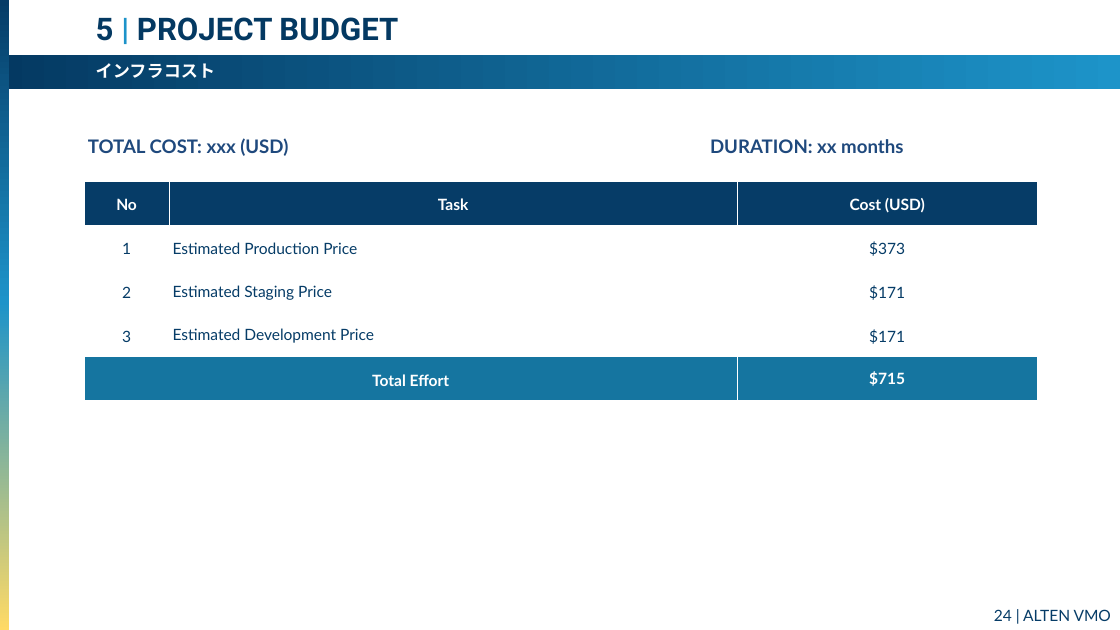
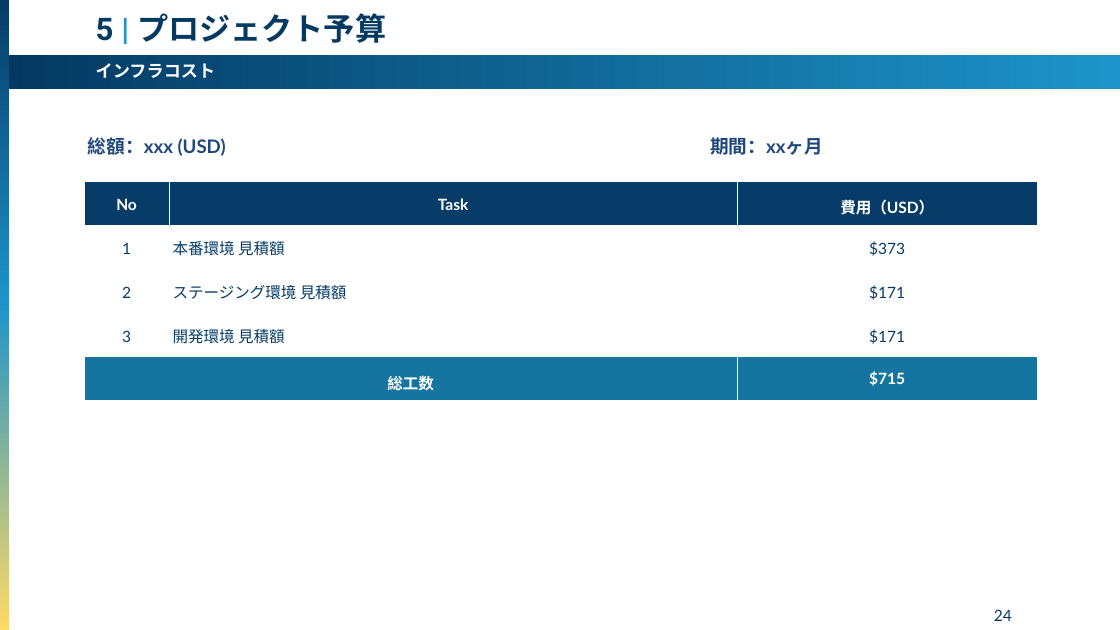
Before and after one commit to sslakd/Utility-app, a slide deck: slide 24 of Fujifilm_ODC_Proposal_JP.pptx. Drawn at 1120x630 pixels with LibreOffice and Linux fonts; fonts in the diff are those of the drawing. Boxes give left, top, right and bottom in pixels: in the first picture for what was removed or moved away, otherwise in the second. Text is boxed around its words. In the diff, an @@ line names an element or a change of style, - is before the commit and + after.

```diff
--- a/Fujifilm_ODC_Proposal_JP.pptx
+++ b/Fujifilm_ODC_Proposal_JP.pptx
@@ text at [96, 13, 386, 43]: text changed @@
-5 | PROJECT BUDGET
+5 | プロジェクト予算
@@ text at [88, 137, 226, 156]: text changed @@
-TOTAL COST: xxx (USD)
+総額：xxx (USD)
@@ text at [710, 137, 823, 155]: text changed @@
-DURATION: xx months
+期間：xxヶ月
@@ table at [84, 181, 1037, 549] @@
-row 1, column 3: Cost (USD)
+row 1, column 3: 費用（USD）
-row 2, column 2: Estimated Production Price
+row 2, column 2: 本番環境 見積額
-row 3, column 2: Estimated Staging Price
+row 3, column 2: ステージング環境 見積額
-row 4, column 2: Estimated Development Price
+row 4, column 2: 開発環境 見積額
-row 5, column 1: Total Effort
+row 5, column 1: 総工数
@@ page number at [994, 609, 1012, 621]: text changed @@
-24 | ALTEN VMO
+24
```
Also in this commit, not shown: 20 other slides changed, 1 slide added, 1 slide removed.
